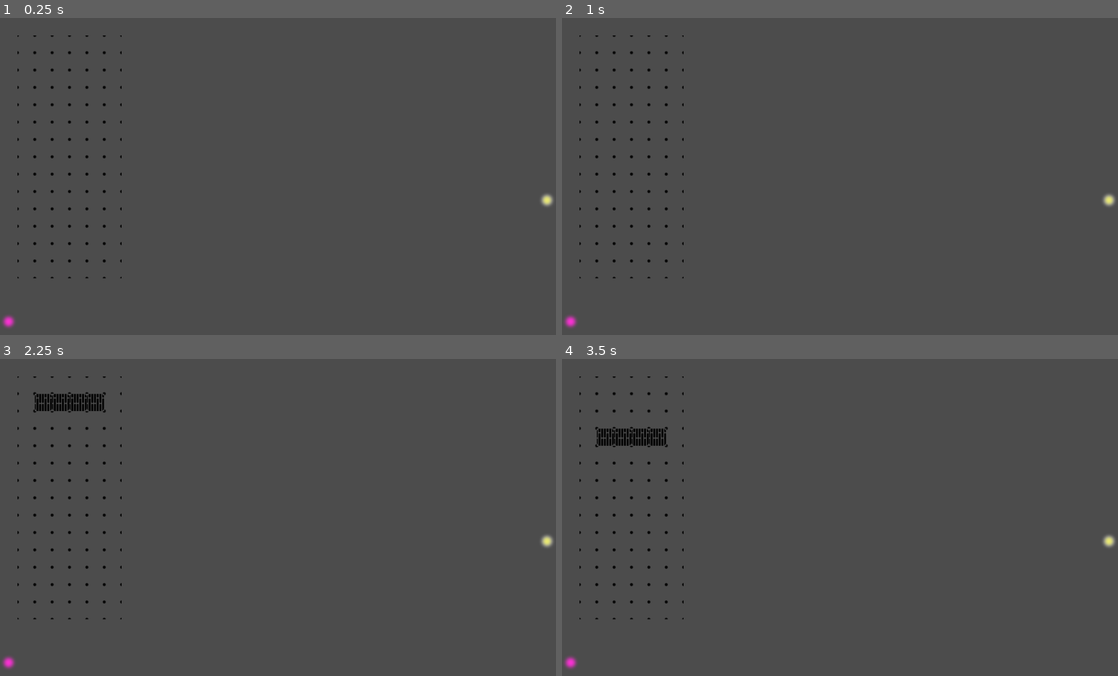
Above: before the commit, frames 1-4 (two rows, left to right).
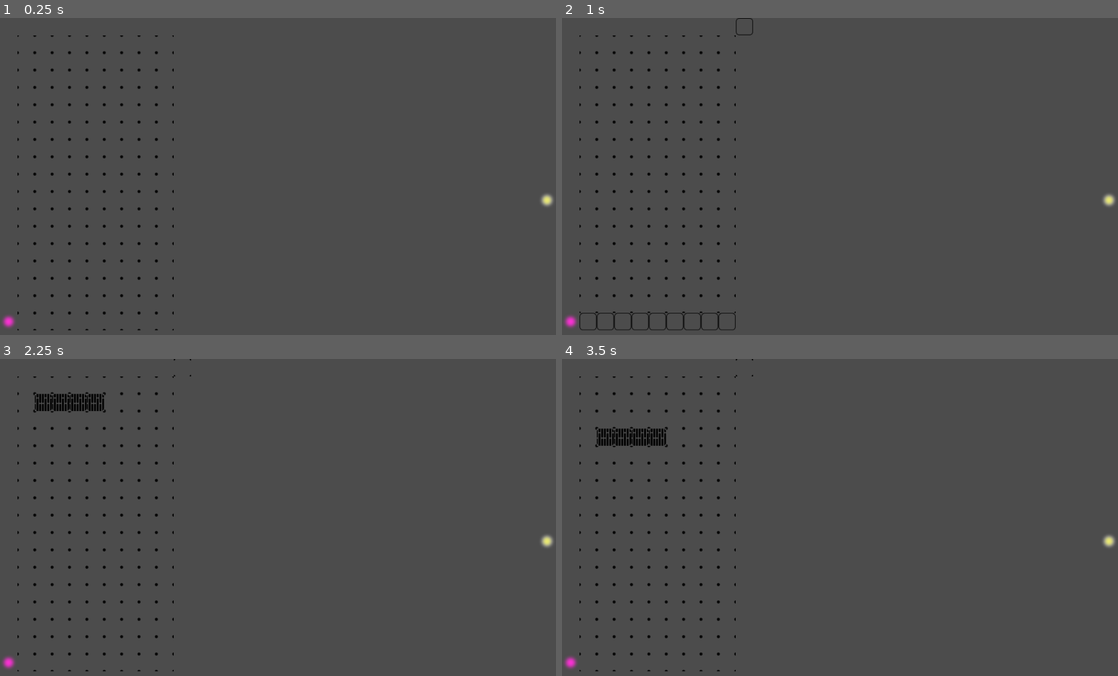
Above: after the commit, the same moments.

Repository: Henry38/Lithotris
Game: Godot game, scene res://scenes/Main.tscn
Two runs of this game, one before a commit and one after it. Both use one fixed random seed, a clock stepped at 60 frames per second and the inputs below.
Inputs (mouse positions are in pixels of both pictures, inside the frame that each line leads up to):
- Up to frame 1 (0.25 s): no input
- Up to frame 2 (1 s): tap Enter at 0.5 s; move the mouse to (962, 163) at 0.52 s; hold D (move_right) from 0.53 s (still down); hold Shift (lithography_power_up) from 0.53 s (still down); click (962, 163) at 0.67 s
- Up to frame 3 (2.25 s): tap Space at 1.25 s; move the mouse to (166, 536) at 1.27 s; release D (move_right) at 1.28 s; release Shift (lithography_power_up) at 1.28 s; hold S (move_down) 1.28-2.03 s; tap Shift (lithography_power_up) at 1.35 s; tap Enter at 2 s; move the mouse to (333, 450) at 2.02 s; hold D (move_right) from 2.03 s (still down); hold Shift (lithography_power_up) from 2.03 s (still down)
- Up to frame 4 (3.5 s): keep holding D (move_right); tap Space at 2.75 s; move the mouse to (812, 587) at 2.77 s; release Shift (lithography_power_up) at 2.78 s; tap Shift (lithography_power_up) at 2.85 s; click (812, 587) at 2.92 s

The runs differ from the first frame. In frame 1, 0.3% of the frame differs, in the area x 3-32%, y 5-99%; in frame 2, 0.5%, in the area x 3-35%, y 0-99%; in frame 3, 0.3%; in frame 4, 0.3%.

Commit message:
Collision bug

Diff:
--- a/scenes/Main.tscn
+++ b/scenes/Main.tscn
@@ -12,8 +12,7 @@
 format = 1
 tile_data = PoolIntArray( 32, 5, 0, 65568, 5, 0, 131104, 5, 0, 196640, 5, 0, 262176, 5, 0, 327712, 5, 0, 393248, 5, 0, 458784, 5, 0, 524320, 5, 0, 983039, 5, 0, 1048575, 5, 0, 1114111, 5, 0, 1179647, 5, 0, 1179680, 5, 0 )
 script = ExtResource( 2 )
-width = 7
-height = 15
+height = 18
 
 [node name="timer" type="Timer" parent="TileMap"]
 autostart = true
--- a/scripts/TileMap.gd
+++ b/scripts/TileMap.gd
@@ -82,8 +82,8 @@
 						self.set_cell(cx,cy,7)
 
 func init_grid():
-	for y in range(height):
-		for x in range(width):
+	for y in range(height + 1):
+		for x in range(width + 1):
 			if y == 0 or x == 0 or x == width or y == height:
 				self.set_cell(x, y, WALL_TILE)
 			else:
